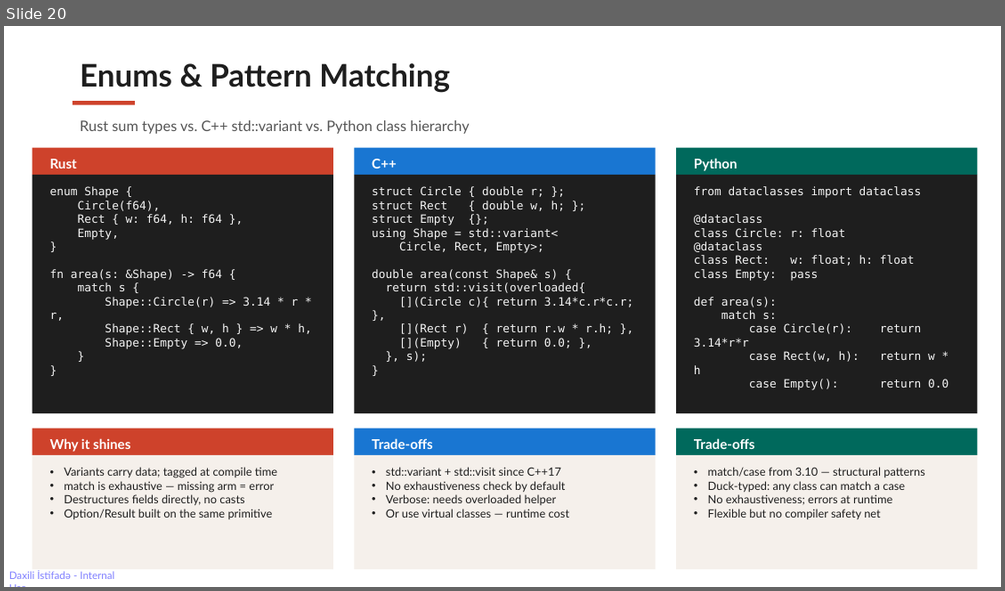
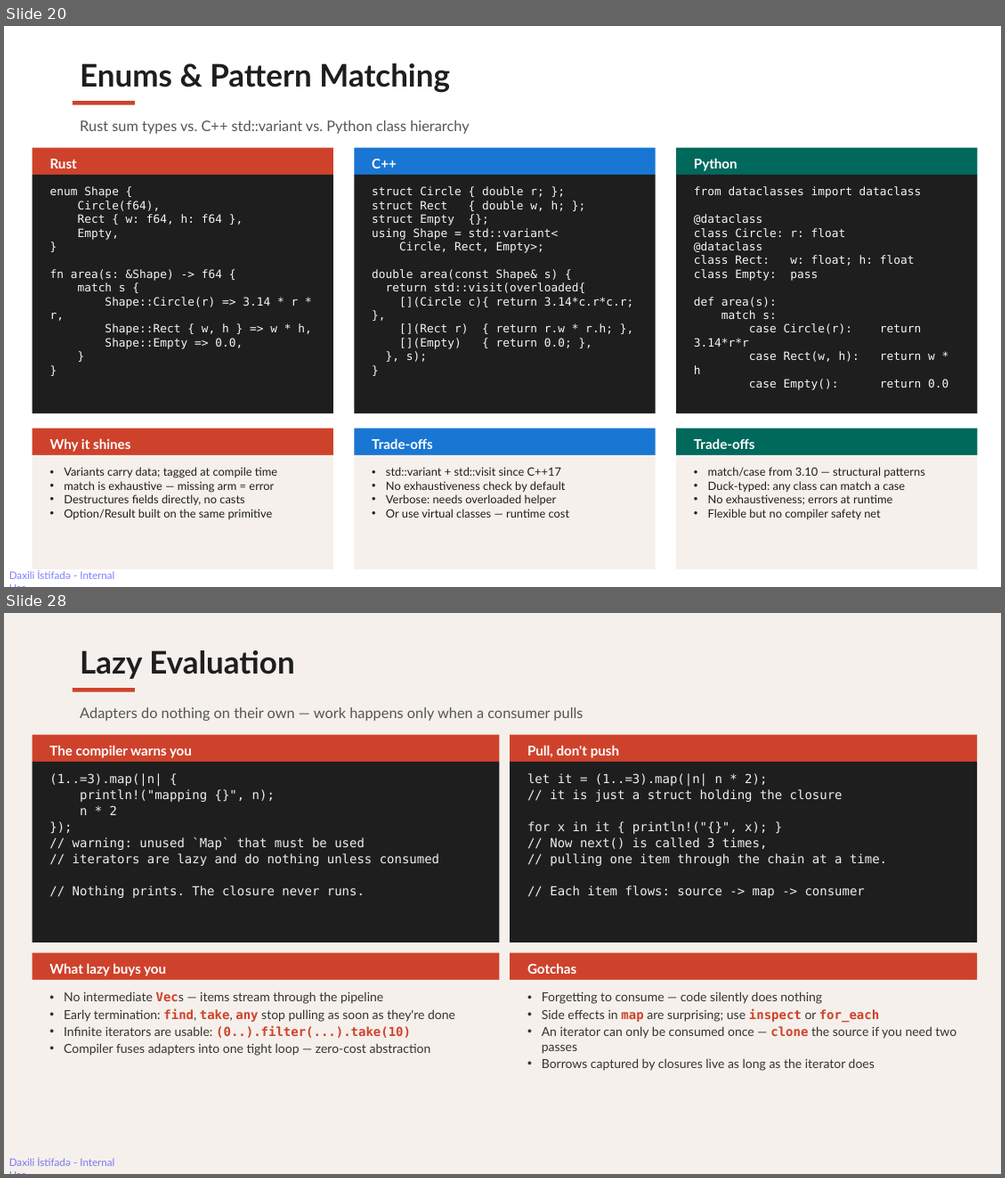
Before and after one commit to rahimahmedov/rust_vs_cpp, a slide deck: rust_friday_session.pptx. Shown one above the other, each under a label of ours: slide 20 before the commit, slides 20 and 28 after it; the slides between them are not shown. The pictures are 1005x591 and 1005x1178 pixels, drawn with LibreOffice and Linux fonts; fonts in the diff are those of the drawing. Boxes give left, top, right and bottom in pixels: in the first picture for what was removed or moved away, otherwise in the second. Text is boxed around its words. In the diff, an @@ line names an element or a change of style, - is before the commit and + after.

Commit message:
closure and iterators

```diff
--- a/rust_friday_session.pptx
+++ b/rust_friday_session.pptx
@@ slide 28 added at (4,613,1001,1174), background #F5F0EB; not listed: 1 template element that a slide beside it also shows @@
@@ text added at (80,650,295,679), 30 pt, text #1E1E1E, bold @@
+Lazy Evaluation
@@ rectangle added at (73,688,135,692), fill #CE422B @@
@@ text added at (80,707,582,721), 14 pt, text #555555 @@
+Adapters do nothing on their own — work happens only when a consumer pulls
@@ rectangle added at (32,734,500,761), fill #CE422B @@
@@ text added at (49,745,192,758), 13 pt, text #FFFFFF, bold @@
+The compiler warns you
@@ rectangle added at (510,734,977,761), fill #CE422B @@
@@ text added at (527,745,619,758), 13 pt, text #FFFFFF, bold @@
+Pull, don't push
@@ rectangle added at (32,762,500,943), fill #1E1E1E @@
@@ rectangle added at (510,762,977,943), fill #1E1E1E @@
@@ text added at (49,773,439,898), 12 pt, text #EEEEEE @@
+(1..=3).map(|n| {
+println!("mapping {}", n);
+n * 2
+});
+// warning: unused `Map` that must be used
+// iterators are lazy and do nothing unless consumed
+// Nothing prints. The closure never runs.
@@ text added at (527,773,887,866), 12 pt, text #EEEEEE @@
+let it = (1..=3).map(|n| n * 2);
+// it is just a struct holding the closure
+for x in it { println!("{}", x); }
+// Now next() is called 3 times,
+// pulling one item through the chain at a time.
+// Each item flows: source -> map -> consumer
@@ rectangle added at (32,952,500,980), fill #CE422B @@
@@ rectangle added at (510,952,977,980), fill #CE422B @@
@@ rectangle added at (32,980,500,1148), fill #F5F0EB @@
@@ text added at (49,963,166,976), 13 pt, text #FFFFFF, bold @@
+What lazy buys you
@@ rectangle added at (510,980,977,1148), fill #F5F0EB @@
@@ text added at (527,963,576,973), 13 pt, text #FFFFFF, bold @@
+Gotchas
@@ text added at (64,991,455,1055), 12 pt, text #333333 @@
+• No intermediate Vecs — items stream through the pipeline
+• Early termination: find, take, any stop pulling as soon as they're done
+• Infinite iterators are usable: (0..).filter(...).take(10)
+• Compiler fuses adapters into one tight loop — zero-cost abstraction
@@ text added at (542,991,956,1070), 12 pt, text #333333 @@
+• Forgetting to consume — code silently does nothing
+• Side effects in map are surprising; use inspect or for_each
+• An iterator can only be consumed once — clone the source if you need two passes
+• Borrows captured by closures live as long as the iterator does
```
Also in this commit, not shown: 4 slides changed, 8 other slides added.
